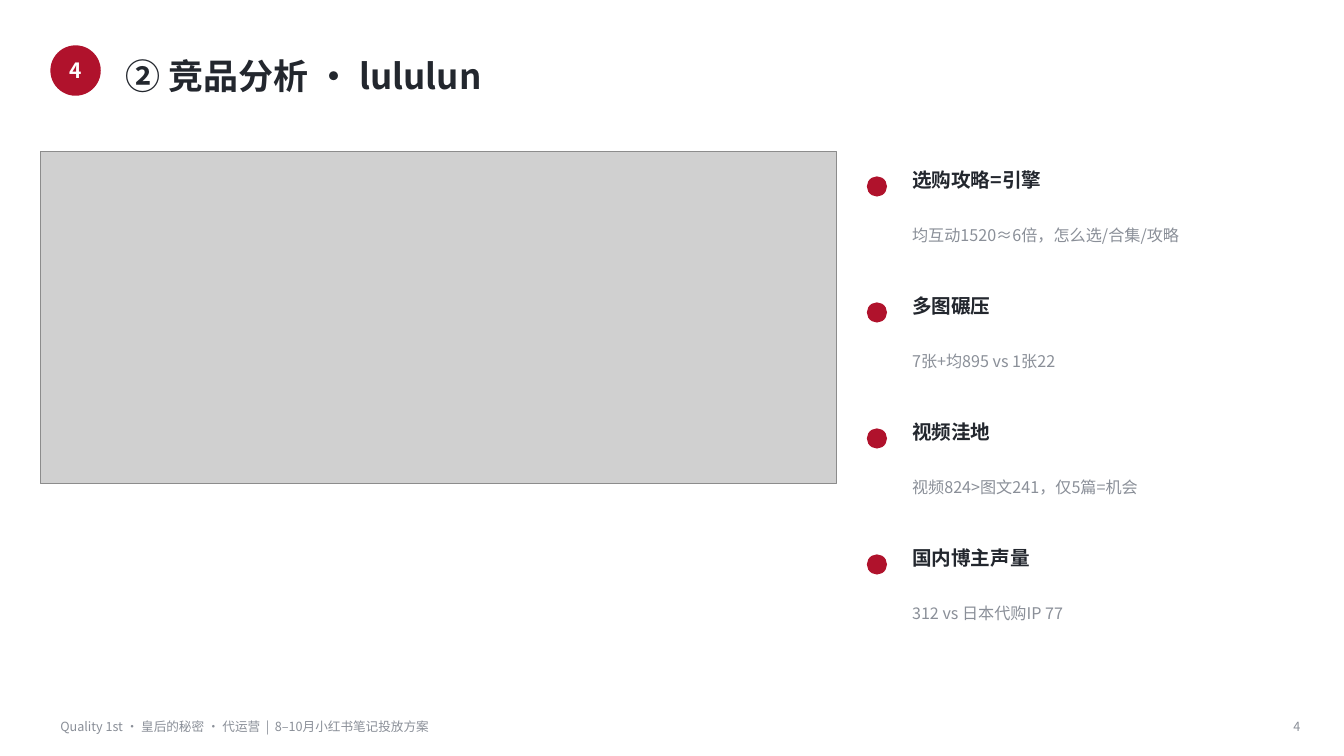
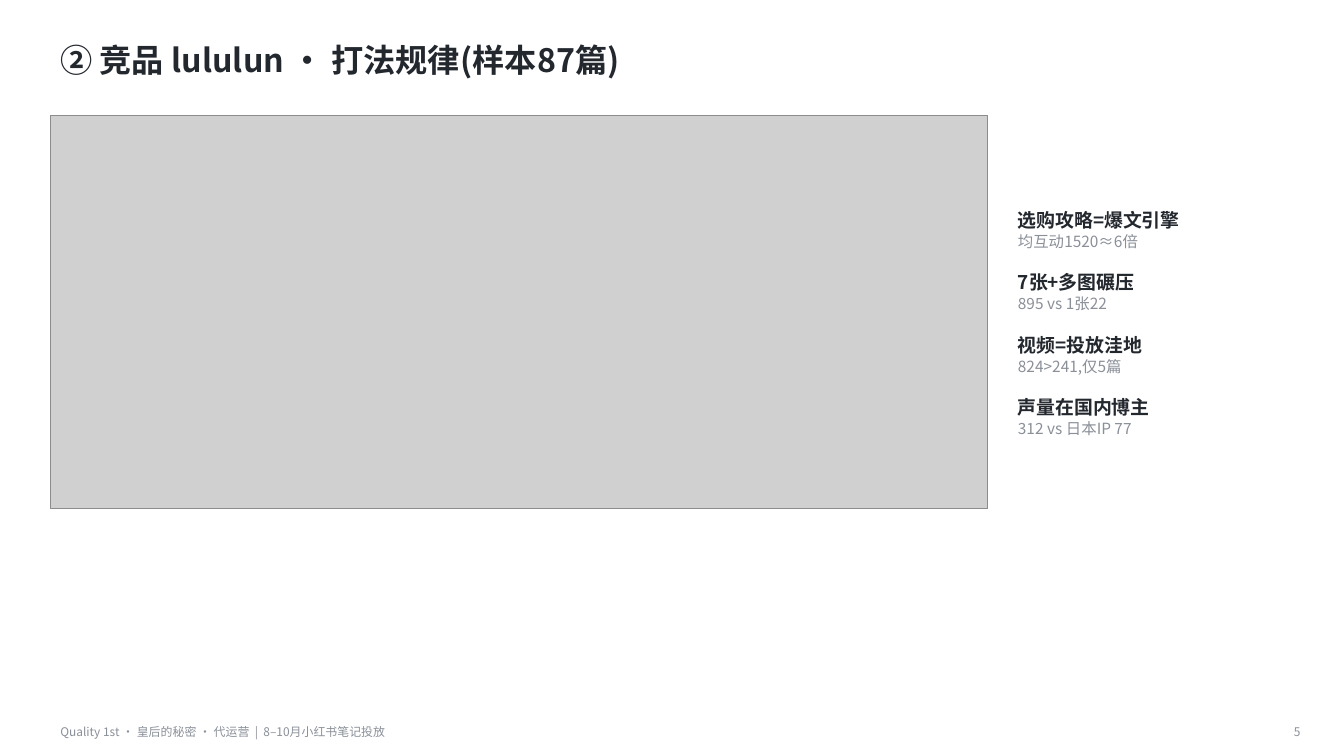
Before and after one commit to caowenwen-boop/-, a slide deck: slide 5 of docs/工作/04-营销推广/代运营-Quality1st/8-10月笔记投放/8-10月小红书笔记投放方案.pptx (slide 4 before the commit). Drawn at 1344x756 pixels with LibreOffice and Linux fonts; fonts in the diff are those of the drawing; grey boxes stand for pictures. Boxes give left, top, right and bottom in pixels: in the first picture for what was removed or moved away, otherwise in the second. Text is boxed around its words. In the diff, an @@ line names an element or a change of style, - is before the commit and + after.

```diff
--- a/docs/工作/04-营销推广/代运营-Quality1st/8-10月笔记投放/8-10月小红书笔记投放方案.pptx
+++ b/docs/工作/04-营销推广/代运营-Quality1st/8-10月笔记投放/8-10月小红书笔记投放方案.pptx
@@ ellipse removed at bbox=[50, 45, 101, 96] @@
@@ text at bbox=[60, 44, 619, 79]: text changed; size 25 to 23 pt @@
-② 竞品分析 · lululun
+② 竞品 lululun · 打法规律(样本87篇)
@@ text removed at bbox=[69, 62, 81, 78] @@
-4
@@ picture: place and size @@
-picture at bbox=[40, 151, 837, 484]
+picture at bbox=[50, 116, 988, 509]
@@ ellipse removed at bbox=[867, 176, 887, 197] @@
@@ text removed at bbox=[912, 170, 1041, 189] @@
-选购攻略=引擎
@@ text removed at bbox=[912, 227, 1179, 244] @@
-均互动1520≈6倍，怎么选/合集/攻略
@@ text added at bbox=[1018, 211, 1180, 435], 11 pt, text #8A8F98 @@
+选购攻略=爆文引擎
+均互动1520≈6倍
+7张+多图碾压
+895 vs 1张22
+视频=投放洼地
+824>241,仅5篇
+声量在国内博主
+312 vs 日本IP 77
@@ text removed at bbox=[912, 296, 990, 315] @@
-多图碾压
@@ ellipse removed at bbox=[867, 302, 887, 323] @@
@@ text removed at bbox=[912, 353, 1055, 368] @@
-7张+均895 vs 1张22
@@ ellipse removed at bbox=[867, 429, 887, 449] @@
@@ text removed at bbox=[912, 422, 990, 441] @@
-视频洼地
@@ text removed at bbox=[912, 479, 1138, 495] @@
-视频824>图文241，仅5篇=机会
@@ ellipse removed at bbox=[867, 555, 887, 575] @@
@@ text removed at bbox=[912, 548, 1030, 567] @@
-国内博主声量
@@ text removed at bbox=[912, 605, 1063, 620] @@
-312 vs 日本代购IP 77
@@ text at bbox=[60, 726, 385, 739]: text changed; size 9 to 8.5 pt @@
-Quality 1st · 皇后的秘密 · 代运营 | 8–10月小红书笔记投放方案
+Quality 1st · 皇后的秘密 · 代运营 | 8–10月小红书笔记投放
@@ text removed at bbox=[1293, 722, 1300, 731] @@
-4
@@ text added at bbox=[1294, 727, 1301, 736], 8.5 pt, text #8A8F98 @@
+5
```
Also in this commit, not shown: 6 other slides changed, 5 slides added, 4 slides removed, 2 other files.
